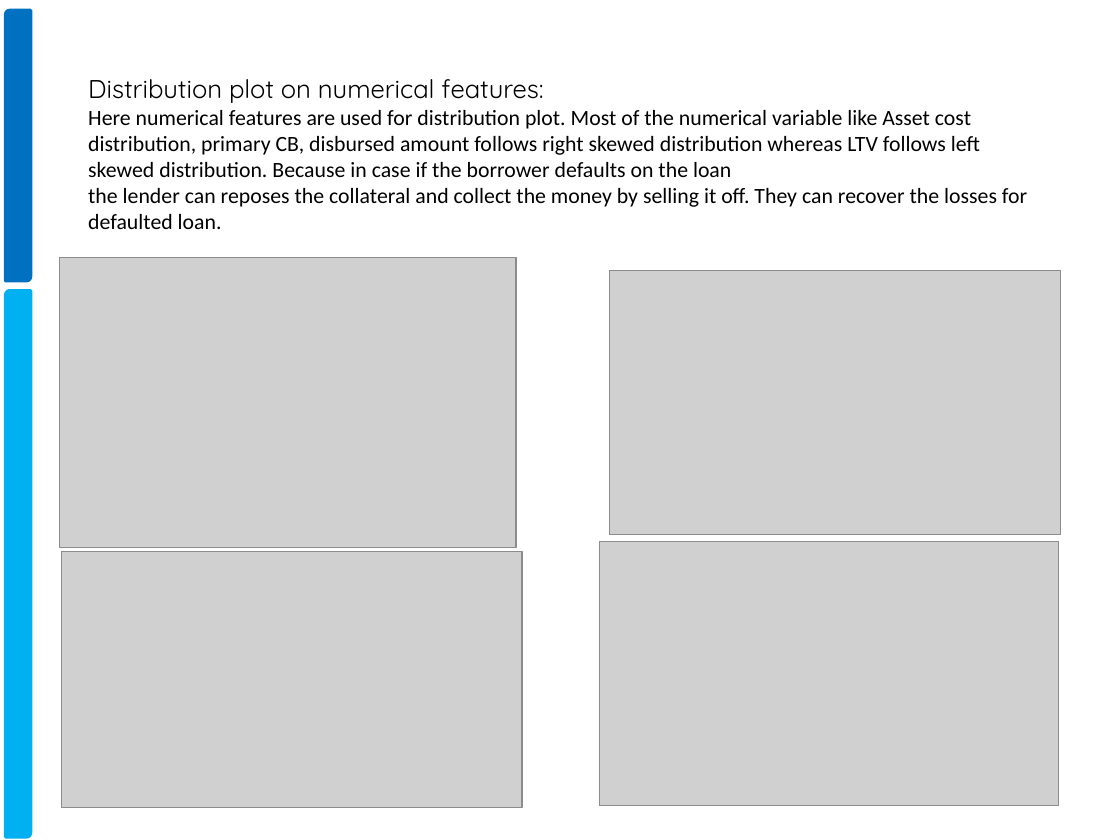
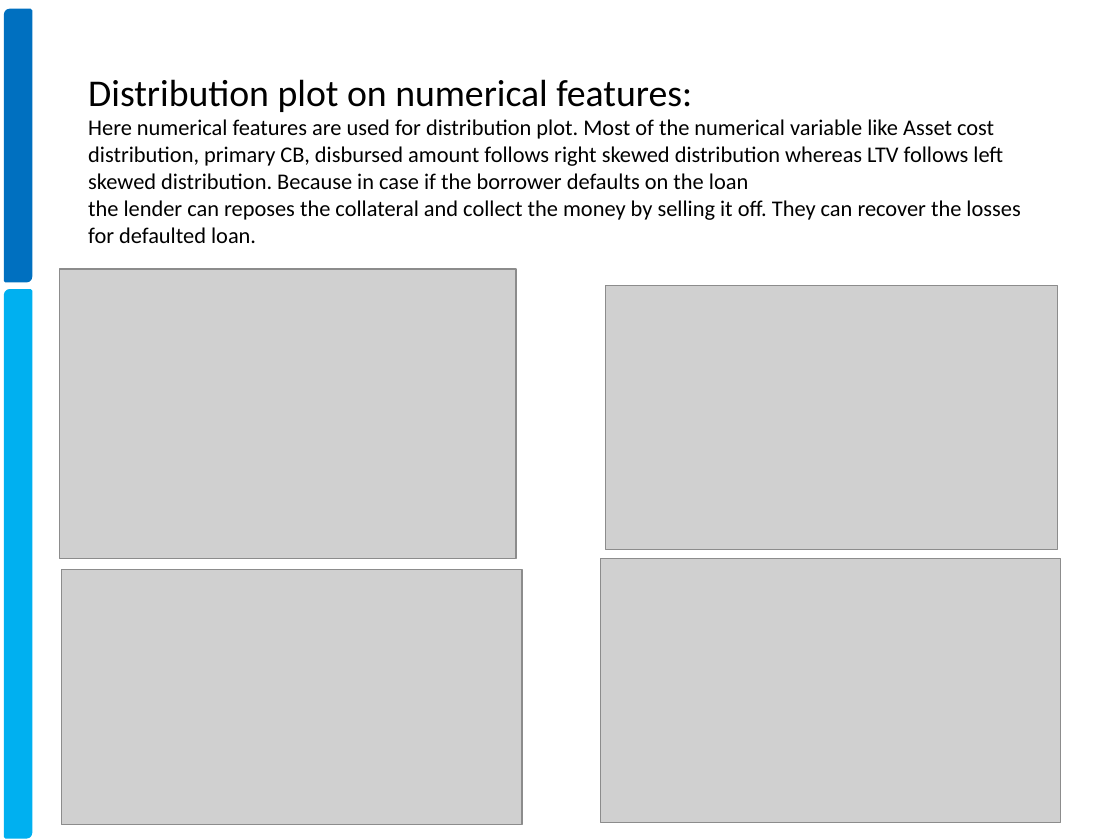
Before and after one commit to xavierigneous/Vehicle-Loan-Default-Prediction, a slide deck: slide 7 of Vehicle Loan Default Prediction.pptx. Drawn at 1120x840 pixels with LibreOffice and Linux fonts; fonts in the diff are those of the drawing; grey boxes stand for pictures; background and template pictures are left out. Boxes give left, top, right and bottom in pixels: in the first picture for what was removed or moved away, otherwise in the second. Text is boxed around its words. In the diff, an @@ line names an element or a change of style, - is before the commit and + after.

```diff
--- a/Vehicle Loan Default Prediction.pptx
+++ b/Vehicle Loan Default Prediction.pptx
@@ title "Distribution plot on numerical features: ..." at <box>88,79,1020,243</box>: size 16.5 to 24.3 pt, font Quicksand to Calibri in "Distribution plot on numerical features:"; size 14 to 14.4 pt @@
@@ picture: place and size @@
-picture at <box>59,258,516,548</box>
+picture at <box>59,269,516,559</box>
@@ picture: place and size @@
-picture at <box>609,271,1061,535</box>
+picture at <box>606,286,1057,550</box>
@@ picture: place and size @@
-picture at <box>62,552,523,808</box>
+picture at <box>62,569,523,824</box>
@@ picture: place and size @@
-picture at <box>599,541,1058,805</box>
+picture at <box>600,559,1060,823</box>
```
Also in this commit, not shown: 3 other slides changed.
